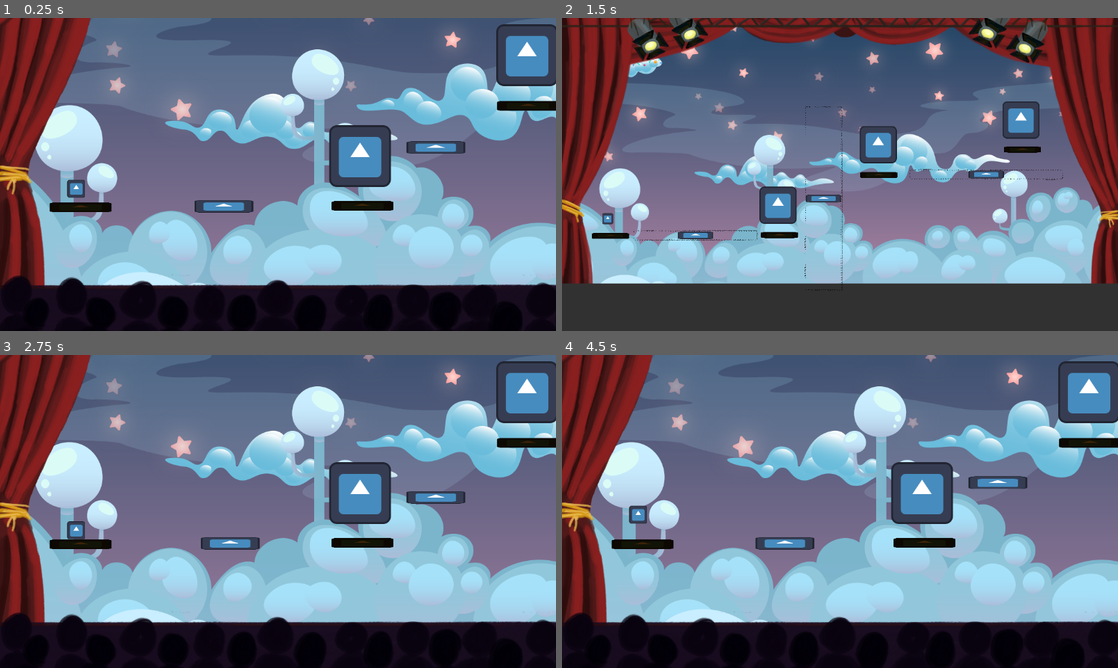
Above: before the commit, frames 1-4 (two rows, left to right).
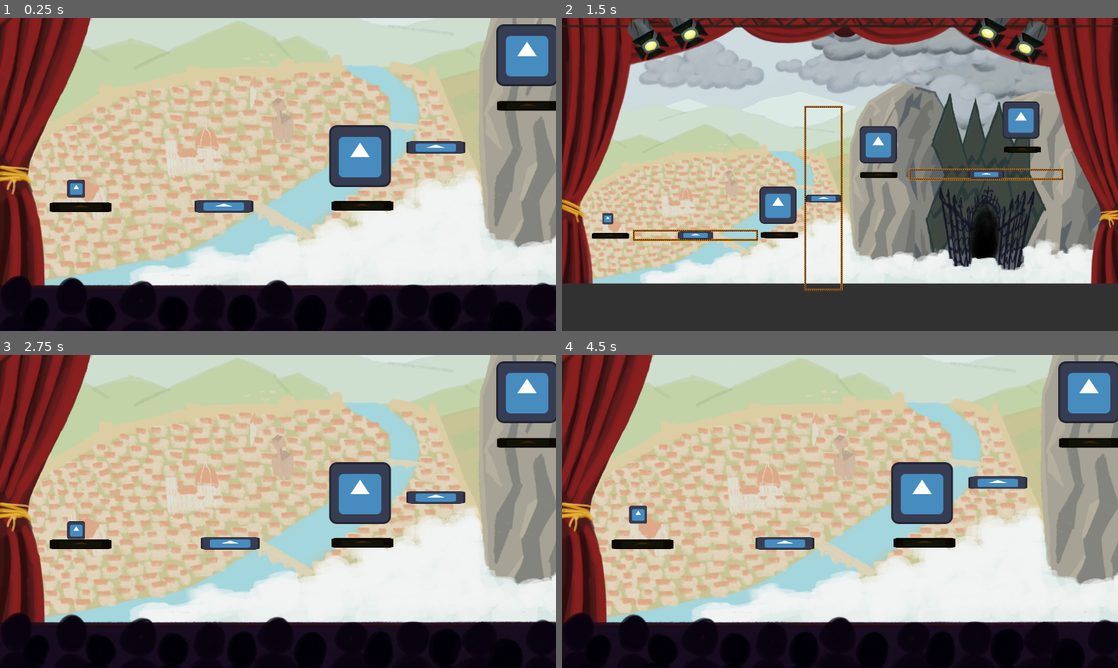
Above: after the commit, the same moments.

Repository: danigeri/Brackeys-Game-Jam
Game: Godot game, scene res://scenes/GameLoop/game_loop.tscn
The game is run twice, just before and just after one commit, with the same random seed, the same clock (stepped at 60 frames per second) and the same inputs. The engine's default icon, where the game draws it, is replaced by a stand-in: a white triangle on a blue panel in a dark square.
Inputs (mouse positions are in pixels of both pictures, inside the frame that each line leads up to):
- Up to frame 1 (0.25 s): no input
- Up to frame 2 (1.5 s): move the mouse to (789, 205) at 0.52 s; press the mouse at (789, 205) at 0.53 s; hold Right (right) from 0.53 s (still down); tap Up (up) at 0.77 s; move the mouse to (995, 199) at 1.27 s; release the mouse at (995, 199) at 1.28 s; tap G (ghost_run) at 1.35 s; click (995, 199) at 1.42 s
- Up to frame 3 (2.75 s): tap Up (up) at 1.52 s; move the mouse to (422, 511) at 2.02 s; release Right (right) at 2.03 s; hold Left (left) from 2.03 s (still down); tap P (player_run) at 2.1 s; click (422, 511) at 2.17 s
- Up to frame 4 (4.5 s): move the mouse to (812, 574) at 2.77 s; release Left (left) at 2.78 s; hold Right (right) 2.78-4.28 s; click (812, 574) at 2.85 s; tap Up (up) at 3.02, 3.77 s; move the mouse to (1006, 558) at 3.52 s; tap G (ghost_run) at 3.6 s; tap Enter at 4.25 s; move the mouse to (673, 464) at 4.27 s; hold Left (left) from 4.28 s (still down); tap P (player_run) at 4.35 s

The runs differ from the first frame. In frame 1, 70% of the frame differs, in the area x 4-100%, y 0-86%; in frame 2, 60%; in frame 3, 70%; in frame 4, 70%.

Commit message:
add background image and line art

Diff:
--- a/scenes/GameLoop/game_loop.tscn
+++ b/scenes/GameLoop/game_loop.tscn
@@ -51,7 +51,7 @@
 [node name="Line2D" type="Line2D" parent="." unique_id=891402718]
 closed = true
 width = 12.0
-default_color = Color(0.008202022, 0.008202025, 0.008202025, 1)
+default_color = Color(0.3137255, 0.101960786, 0.09803922, 1)
 texture = ExtResource("8_5ts88")
 texture_mode = 1
 joint_mode = 2
--- a/scenes/Parallax/environment.tscn
+++ b/scenes/Parallax/environment.tscn
@@ -2,15 +2,16 @@
 
 [ext_resource type="Script" uid="uid://ei1xc4dy477c" path="res://scenes/Parallax/environment.gd" id="1_0dshf"]
 [ext_resource type="Texture2D" uid="uid://b6c3wjirwjxy0" path="res://scenes/Parallax/Layers/layer09_Sky.png" id="1_0e0uu"]
-[ext_resource type="Texture2D" uid="uid://ckopxqu2xc1m7" path="res://scenes/Parallax/Layers/layer08_Stars_1.png" id="2_erpxx"]
-[ext_resource type="Texture2D" uid="uid://dhc2yw3dwbdm" path="res://scenes/Parallax/Layers/layer07_Stars_2.png" id="3_5h6yr"]
-[ext_resource type="Texture2D" uid="uid://2prae5yxtw2l" path="res://scenes/Parallax/Layers/layer06_Stars_3.png" id="4_rd8ns"]
-[ext_resource type="Texture2D" uid="uid://buc32m7263txc" path="res://scenes/Parallax/Layers/layer05_Castle.png" id="5_smk7f"]
-[ext_resource type="Texture2D" uid="uid://coo8t10iggqg1" path="res://scenes/Parallax/Layers/layer04_Path.png" id="6_3e46c"]
-[ext_resource type="Texture2D" uid="uid://cge4drwrlik4g" path="res://scenes/Parallax/Layers/layer03_Clouds_3.png" id="7_naay8"]
-[ext_resource type="Texture2D" uid="uid://udi2lx7ximv5" path="res://scenes/Parallax/Layers/layer02_Clouds_2.png" id="8_siwce"]
-[ext_resource type="Texture2D" uid="uid://d0sqw2hcdmvt1" path="res://scenes/Parallax/Layers/layer01_Clouds_1.png" id="9_ovrjp"]
+[ext_resource type="Texture2D" uid="uid://bjn4y232xsixf" path="res://assets/background/act1-layers/act1_layer_8.png" id="3_0dshf"]
+[ext_resource type="Texture2D" uid="uid://cv3qg26nv5o7c" path="res://assets/background/act1-layers/act1_layer_7.png" id="4_kbdq4"]
+[ext_resource type="Texture2D" uid="uid://jksmahd1v5hd" path="res://assets/background/act1-layers/act1_layer_6.png" id="5_n1lxq"]
+[ext_resource type="Texture2D" uid="uid://ix0ncpdbqvnr" path="res://assets/background/act1-layers/act1_layer_5.png" id="6_a5c7v"]
+[ext_resource type="Texture2D" uid="uid://v1l3p8fvb1i7" path="res://assets/background/act1-layers/act1_layer_4.png" id="7_1a3dw"]
+[ext_resource type="Texture2D" uid="uid://vpuhh0gvb1eg" path="res://assets/background/act1-layers/act1_layer_3.png" id="8_i8eu5"]
+[ext_resource type="Texture2D" uid="uid://bv01o5lb6d2nx" path="res://assets/background/act1-layers/act1_layer_2.png" id="9_4adhj"]
 [ext_resource type="Texture2D" uid="uid://bgdi2w3ntqvwv" path="res://assets/curtain_record_run.png" id="10_cg5hk"]
+[ext_resource type="Texture2D" uid="uid://uqkudoalrotd" path="res://assets/background/act1-layers/act1_layer_1.png" id="10_ehdal"]
+[ext_resource type="Texture2D" uid="uid://3uxbl0sfqriw" path="res://assets/background/act1-layers/act1_layer_full.png" id="11_kbdq4"]
 
 [node name="Environment" type="Node2D" unique_id=1633693839]
 script = ExtResource("1_0dshf")
@@ -27,12 +28,12 @@
 
 [node name="Parallax2D_Layer8" type="Parallax2D" parent="." unique_id=1419556619]
 z_index = -90
-scroll_scale = Vector2(0.05, 0.05)
+scroll_scale = Vector2(0, 0)
 repeat_size = Vector2(1920, 0)
 repeat_times = 3
 
 [node name="Layer" type="Sprite2D" parent="Parallax2D_Layer8" unique_id=296525726]
-texture = ExtResource("2_erpxx")
+texture = ExtResource("3_0dshf")
 
 [node name="Parallax2D_Layer7" type="Parallax2D" parent="." unique_id=621922576]
 z_index = -80
@@ -41,7 +42,7 @@
 repeat_times = 3
 
 [node name="Layer" type="Sprite2D" parent="Parallax2D_Layer7" unique_id=1962532732]
-texture = ExtResource("3_5h6yr")
+texture = ExtResource("4_kbdq4")
 
 [node name="Parallax2D_Layer6" type="Parallax2D" parent="." unique_id=1428942566]
 z_index = -70
@@ -50,7 +51,7 @@
 repeat_times = 3
 
 [node name="Layer" type="Sprite2D" parent="Parallax2D_Layer6" unique_id=1684527326]
-texture = ExtResource("4_rd8ns")
+texture = ExtResource("5_n1lxq")
 
 [node name="Parallax2D_Layer5" type="Parallax2D" parent="." unique_id=1137991181]
 z_index = -60
@@ -59,7 +60,7 @@
 repeat_times = 3
 
 [node name="Layer" type="Sprite2D" parent="Parallax2D_Layer5" unique_id=1096005358]
-texture = ExtResource("5_smk7f")
+texture = ExtResource("6_a5c7v")
 
 [node name="Parallax2D_Layer4" type="Parallax2D" parent="." unique_id=913804610]
 z_index = -50
@@ -68,7 +69,7 @@
 repeat_times = 3
 
 [node name="Layer" type="Sprite2D" parent="Parallax2D_Layer4" unique_id=1840439709]
-texture = ExtResource("6_3e46c")
+texture = ExtResource("7_1a3dw")
 
 [node name="Parallax2D_Layer3" type="Parallax2D" parent="." unique_id=728267085]
 z_index = -40
@@ -77,7 +78,7 @@
 repeat_times = 3
 
 [node name="Layer" type="Sprite2D" parent="Parallax2D_Layer3" unique_id=568825552]
-texture = ExtResource("7_naay8")
+texture = ExtResource("8_i8eu5")
 
 [node name="Parallax2D_Layer2" type="Parallax2D" parent="." unique_id=190530959]
 z_index = -30
@@ -86,7 +87,7 @@
 repeat_times = 3
 
 [node name="Layer" type="Sprite2D" parent="Parallax2D_Layer2" unique_id=836895487]
-texture = ExtResource("8_siwce")
+texture = ExtResource("9_4adhj")
 
 [node name="Parallax2D_Layer1" type="Parallax2D" parent="." unique_id=529100459]
 z_index = -20
@@ -95,7 +96,10 @@
 repeat_times = 3
 
 [node name="Layer" type="Sprite2D" parent="Parallax2D_Layer1" unique_id=1390839871]
-texture = ExtResource("9_ovrjp")
+texture = ExtResource("10_ehdal")
+
+[node name="Act1LayerFull" type="Sprite2D" parent="." unique_id=1631622885]
+texture = ExtResource("11_kbdq4")
 
 [node name="Curtain" type="Sprite2D" parent="." unique_id=729997026]
 texture = ExtResource("10_cg5hk")
--- a/scenes/PathDot/PathDot.tscn
+++ b/scenes/PathDot/PathDot.tscn
@@ -1,8 +1,8 @@
 [gd_scene format=3 uid="uid://co43cv8qwqnmv"]
 
 [sub_resource type="Gradient" id="Gradient_8eaxm"]
-offsets = PackedFloat32Array(0.33858266, 0.44094488)
-colors = PackedColorArray(0.7326017, 0.52378356, 0.13172385, 1, 1, 1, 1, 0)
+offsets = PackedFloat32Array(0.385, 0.545, 1)
+colors = PackedColorArray(0.73333335, 1, 0.13333334, 1, 0.724727, 7.749051e-06, 0.47650576, 1, 0.73333335, 0.5254902, 0.13333334, 0)
 
 [sub_resource type="GradientTexture2D" id="GradientTexture2D_vk18v"]
 gradient = SubResource("Gradient_8eaxm")
--- a/scenes/Platform/platform.tscn
+++ b/scenes/Platform/platform.tscn
@@ -2,7 +2,17 @@
 
 [ext_resource type="Script" uid="uid://crawxa0cftex5" path="res://scenes/Platform/platform.gd" id="1_7j252"]
 [ext_resource type="Texture2D" uid="uid://bpk8mwrd5w4tv" path="res://icon.svg" id="2_7j252"]
-[ext_resource type="Texture2D" uid="uid://cwa5cxfykhn5y" path="res://assets/dots.png" id="3_kqafi"]
+
+[sub_resource type="Gradient" id="Gradient_hf6b2"]
+offsets = PackedFloat32Array(0.48404256, 0.69148934)
+colors = PackedColorArray(0.3137255, 0.101960786, 0.09803922, 1, 0.84313726, 0.61960787, 0.1254902, 1)
+
+[sub_resource type="GradientTexture2D" id="GradientTexture2D_kqafi"]
+gradient = SubResource("Gradient_hf6b2")
+width = 32
+height = 32
+fill = 1
+fill_from = Vector2(0.5, 0.4871795)
 
 [sub_resource type="RectangleShape2D" id="RectangleShape2D_34mie"]
 size = Vector2(156, 54)
@@ -12,6 +22,13 @@
 
 [node name="Platform" type="Node2D" unique_id=466164217]
 script = ExtResource("1_7j252")
+
+[node name="Line2D" type="Line2D" parent="." unique_id=709115572]
+visible = false
+closed = true
+width = 7.0
+texture = SubResource("GradientTexture2D_kqafi")
+texture_mode = 1
 
 [node name="Node2D" type="Node2D" parent="." unique_id=1763415158]
 
@@ -30,12 +47,5 @@
 scale = Vector2(0.953125, 0.203125)
 texture = ExtResource("2_7j252")
 
-[node name="Line2D" type="Line2D" parent="." unique_id=709115572]
-visible = false
-closed = true
-width = 5.0
-texture = ExtResource("3_kqafi")
-texture_mode = 1
-
 [connection signal="mouse_entered" from="Node2D/Area2D" to="." method="_on_area_2d_mouse_entered"]
 [connection signal="mouse_exited" from="Node2D/Area2D" to="." method="_on_area_2d_mouse_exited"]
Not shown, changed: assets/005_theme_extended.ogg.import
Binary file added: assets/background/act1-layers/act1_layer_1.png
Not shown, added: assets/background/act1-layers/act1_layer_1.png.import
Binary file added: assets/background/act1-layers/act1_layer_2.png
Not shown, added: assets/background/act1-layers/act1_layer_2.png.import
Binary file added: assets/background/act1-layers/act1_layer_3.png
Not shown, added: assets/background/act1-layers/act1_layer_3.png.import
Binary file added: assets/background/act1-layers/act1_layer_4.png
Not shown, added: assets/background/act1-layers/act1_layer_4.png.import
Binary file added: assets/background/act1-layers/act1_layer_5.png
Not shown, added: assets/background/act1-layers/act1_layer_5.png.import
Binary file added: assets/background/act1-layers/act1_layer_6.png
(and 7 more such lines)
